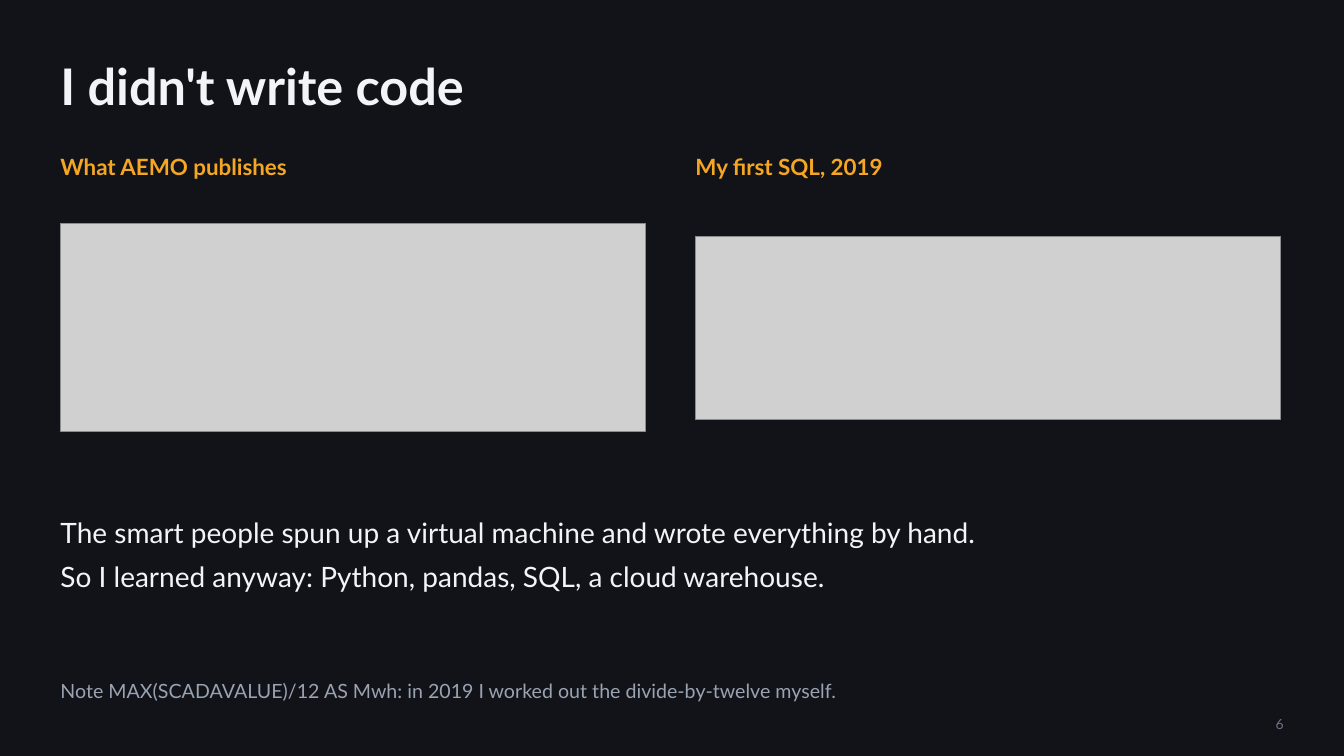
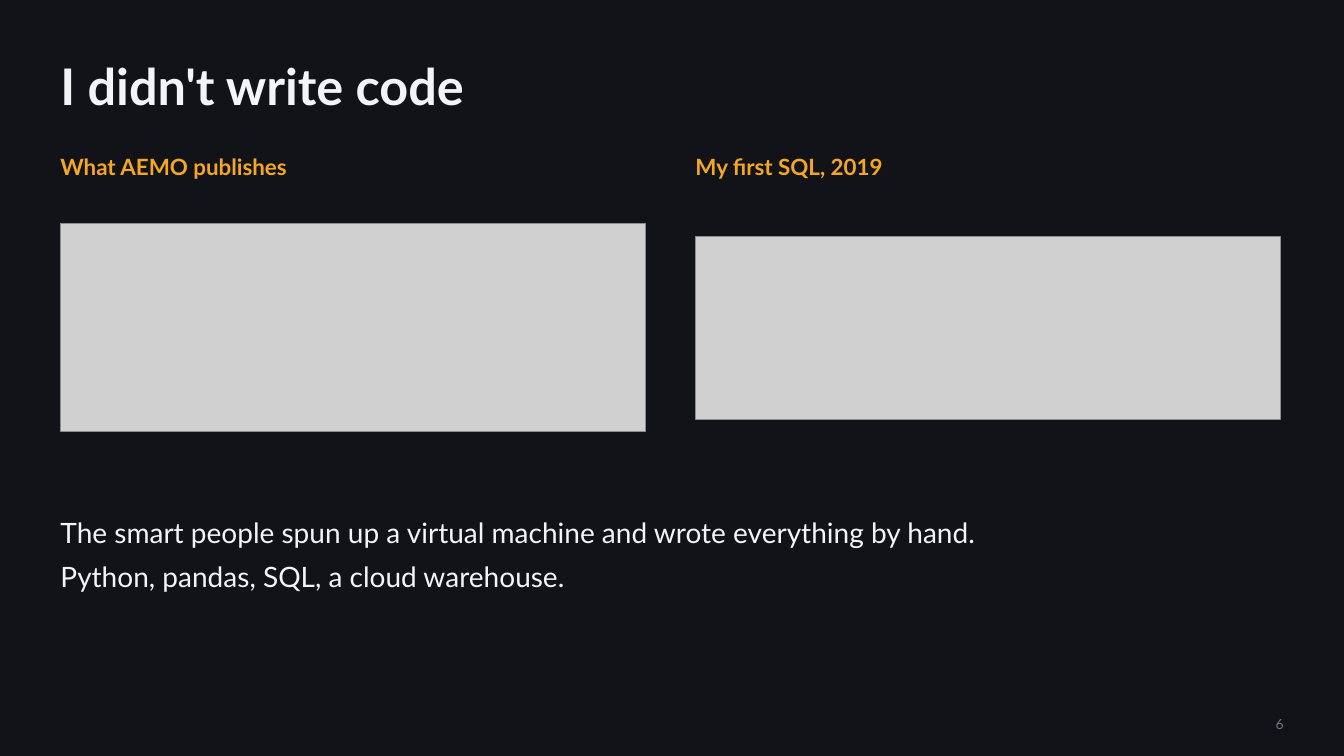
Before and after one commit to djouallah/presentations, a slide deck: slide 6 of analytics-as-code/analytics-as-code.pptx. Drawn at 1344x756 pixels with LibreOffice and Linux fonts; fonts in the diff are those of the drawing; grey boxes stand for pictures. Boxes give left, top, right and bottom in pixels: in the first picture for what was removed or moved away, otherwise in the second. Text is boxed around its words. In the diff, an @@ line names an element or a change of style, - is before the commit and + after.

```diff
--- a/analytics-as-code/analytics-as-code.pptx
+++ b/analytics-as-code/analytics-as-code.pptx
@@ text at (60, 566, 564, 592): text changed @@
-So I learned anyway: Python, pandas, SQL, a cloud warehouse.
+Python, pandas, SQL, a cloud warehouse.
@@ text removed at (60, 683, 835, 702) @@
-Note MAX(SCADAVALUE)/12 AS Mwh: in 2019 I worked out the divide-by-twelve myself.
```
Also in this commit, not shown: 4 other slides changed, 1 slide removed, 1 other file.
